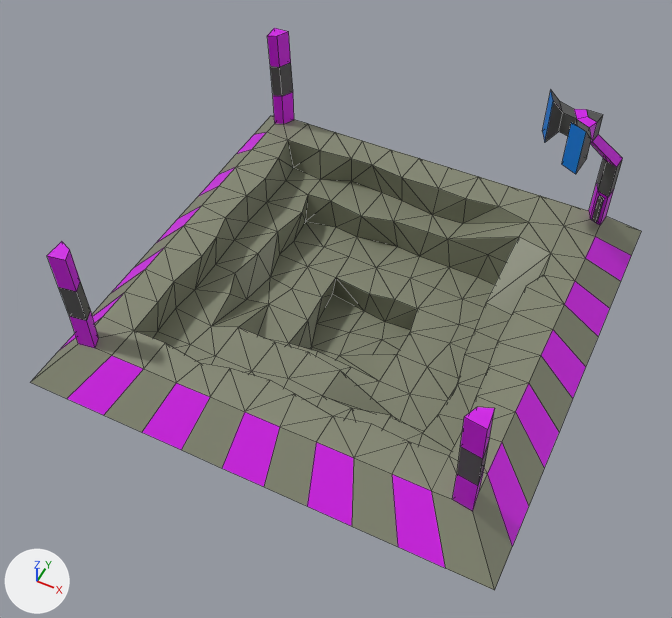
Two versions of the FBX model Ascendancy/Assets/Entities/Models/Buildings/Quarry/quarry.fbx, one commit apart.
Camera for both pictures: a 50 mm camera at (6.88, -15.07, 18.2) aimed at (-0.15, -0.99, 0.61). Every picture has the same lights, and +X, +Y and +Z are marked at lower left. Mesh edges are drawn as thin lines. Where no turn or scale is listed for an object, it has been applied to the vertices. Vertices at the same position are counted once.
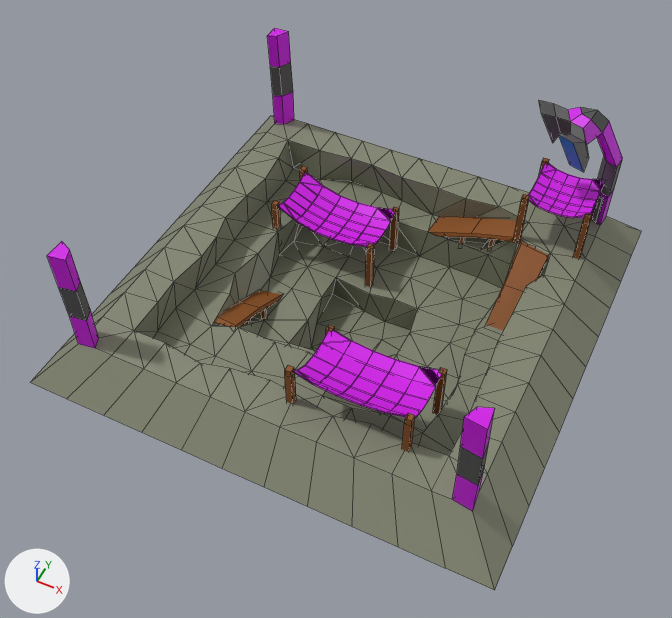
Patch to the scene script:
```diff
--- a/Ascendancy/Assets/Entities/Models/Buildings/Quarry/quarry.fbx.py
+++ b/Ascendancy/Assets/Entities/Models/Buildings/Quarry/quarry.fbx.py
@@ me_cube_001 @@
 # verts and faces of me_cube_001; kept vertices keep their numbers, new ones are numbered from 348
-me_cube_001.from_pydata(...)  # 348 vertices, 504 faces; spans x -6.0..6.0, y -6.0..6.0, z -2.52..4.42
+me_cube_001.from_pydata(...)  # 351 vertices, 507 faces; spans x -6.0..6.0, y -6.0..6.0, z -2.52..4.21
+# me_cube_001 part 1
+# 4 faces are deleted
+# 2 vertices move from x 3.03..3.95, y 1.33..1.45, z -0.51..-0.5 to x 3.28..4.2, y 1.85..1.98, z -0.51..-0.5
+# 3 vertices are added at (2.21, 3.2, -0.46), (2.31, 3.93, -0.46), (2.24, 3.53, -0.46)
+# 6 new faces join them, mat_stone (grey #838671)
+# me_cube_001 part 2
+verts[118] = (1.76, -2.35, -1.49)  # moved, pixel (379, 412)
+verts[119] = (1.76, -3.3, -1.51)  # moved
+# me_cube_001 part 3
+verts[148] = (-2.42, -0.91, -1.57)  # moved, pixel (263, 320)
+verts[155] = (-3.06, -1.03, -1.57)  # moved
+# me_cube_001 part 4
+verts[164] = (0.34, -0.43, -2.5)  # moved
+verts[165] = (0.21, -1.26, -2.5)  # moved
+# me_cube_001 part 5
+# 1 face is deleted
+# 30 vertices move from x 3.02..4.39, y 3.02..4.39, z 3.16..4.42 to x 2.82..4.53, y 2.83..4.54, z 3.09..4.21
+# 2 new faces join them, mat_metal (dark grey #525252)
+# me_cube_001 part 6: 20 faces spanning x -6.0..6.0, y -6.0..6.0, z -0.5..0.5 switch from mat_playercolor (pink #d200e7) to mat_stone (grey #838671)
 me_cube_001.materials.append(mat_metal)
@@ ob_parasol_002 @@
+ob_parasol_002 = bpy.data.objects.new('Parasol.002', me_cube_007)  # 120 vertices, 119 faces; spans x -0.96..2.13, y -0.93..0.89, z 0.7..2.69; in mat_playercolor (pink #d200e7), mat_wood (brown #8b4f19)
+ob_parasol_002.location = (-2.42, 2.39, -1.77)
@@ ob_ramp_003 @@
+ob_ramp_003 = bpy.data.objects.new('Ramp.003', me_cube)  # 40 vertices, 32 faces; spans x -0.27..0.6, y -1.32..1.2, z -0.58..0.62; in mat_wood (brown #8b4f19)
+ob_ramp_003.location = (-2.6, -1.17, -0.62)
+ob_ramp_003.rotation_euler = (0.0591, 0.0712, -3.118)  # degrees (3.4, 4.1, -179)
+ob_ramp_003.scale = (0.91, 1.04, 0.91)
@@ ob_parasol_003 @@
+ob_parasol_003 = bpy.data.objects.new('Parasol.003', me_cube_008)  # 120 vertices, 119 faces; spans x -0.9..2.13, y -1.23..0.89, z 0.7..2.97; in mat_playercolor (pink #d200e7), mat_wood (brown #8b4f19)
+ob_parasol_003.location = (1.16, -3.1, -0.81)
@@ ob_parasol_001 @@
+ob_parasol_001 = bpy.data.objects.new('Parasol.001', me_cube_006)  # 120 vertices, 119 faces; spans x -0.88..0.9, y -0.91..0.88, z 0.56..2.13; in mat_playercolor (pink #d200e7), mat_wood (brown #8b4f19)
+ob_parasol_001.location = (3.97, 3.97, 0.29)
@@ ob_ramp_001 @@
+ob_ramp_001 = bpy.data.objects.new('Ramp.001', me_cube)  # 40 vertices, 32 faces; spans x -0.27..0.6, y -1.32..1.2, z -0.58..0.62; in mat_wood (brown #8b4f19)
+ob_ramp_001.location = (2.04, 3.43, 0.35)
+ob_ramp_001.rotation_euler = (-0.0581, -3.128, 1.51)  # degrees (-3.3, -179, 87)
+ob_ramp_001.scale = (-1.05, -1.05, -1.05)
@@ ob_ramp_004 @@
+ob_ramp_004 = bpy.data.objects.new('Ramp.004', me_cube)  # 40 vertices, 32 faces; spans x -0.27..0.6, y -1.32..1.2, z -0.58..0.62; in mat_wood (brown #8b4f19)
+ob_ramp_004.location = (3.53, 1.97, 0.36)
```

Location of each change, (x1, y1, x2, y2) in pixels of the pictures (672 x 618 px; the box of a moved part takes in the faces that stretch with it):
'Parasol.003', added (pink): after (285, 325, 447, 452)
    faces in mat_playercolor (pink #d200e7): (293, 330, 441, 418)
    faces in mat_wood (brown #8b4f19): (285, 325, 447, 452)
'Parasol.002', added (pink): after (272, 166, 399, 287)
    faces in mat_playercolor (pink #d200e7): (278, 172, 395, 247)
    faces in mat_wood (brown #8b4f19): (272, 166, 399, 287)
'Parasol.001', added (pink): after (513, 158, 604, 259)
    faces in mat_playercolor (pink #d200e7): (528, 163, 604, 218)
    faces in mat_wood (brown #8b4f19): (513, 158, 592, 259)
'Ramp.004', added (brown): after (486, 241, 549, 331)
'Ramp.001', added (brown): after (428, 217, 525, 249)
'Ramp.003', added (brown): after (215, 290, 283, 327)
part 1 of me_cube_001, moved or reshaped: (448, 207, 551, 341) in both
part 2 of me_cube_001, moved or reshaped: before (322, 370, 427, 433); after (322, 391, 427, 433)
part 3 of me_cube_001, moved or reshaped: (212, 254, 308, 343) in both
part 4 of me_cube_001, moved or reshaped: before (310, 333, 397, 381); after (310, 333, 397, 358)
part 5 of me_cube_001, built on: before (542, 90, 623, 174); after (539, 100, 623, 172)
part 6 of me_cube_001, recoloured (pink to grey): (59, 132, 631, 568) in both
